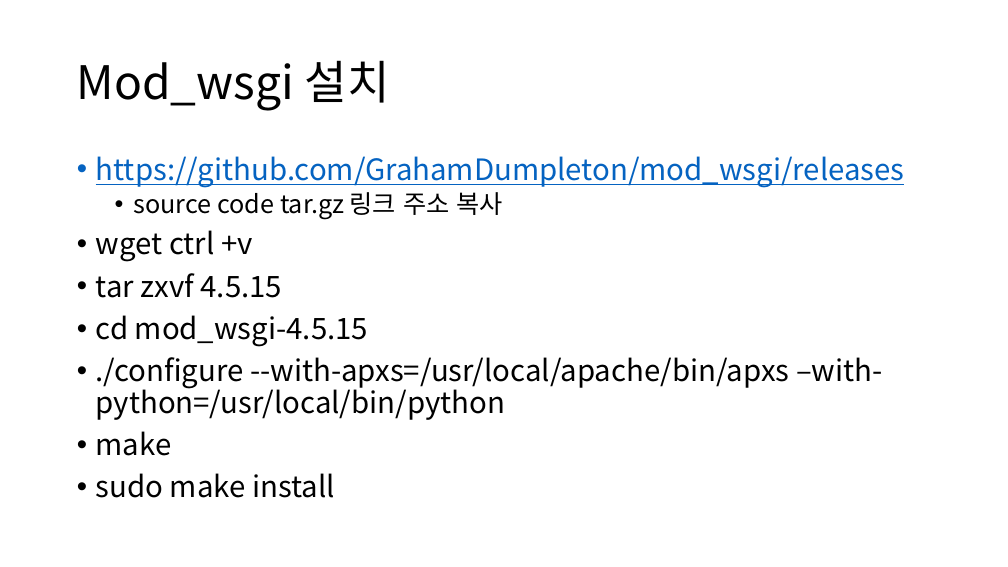
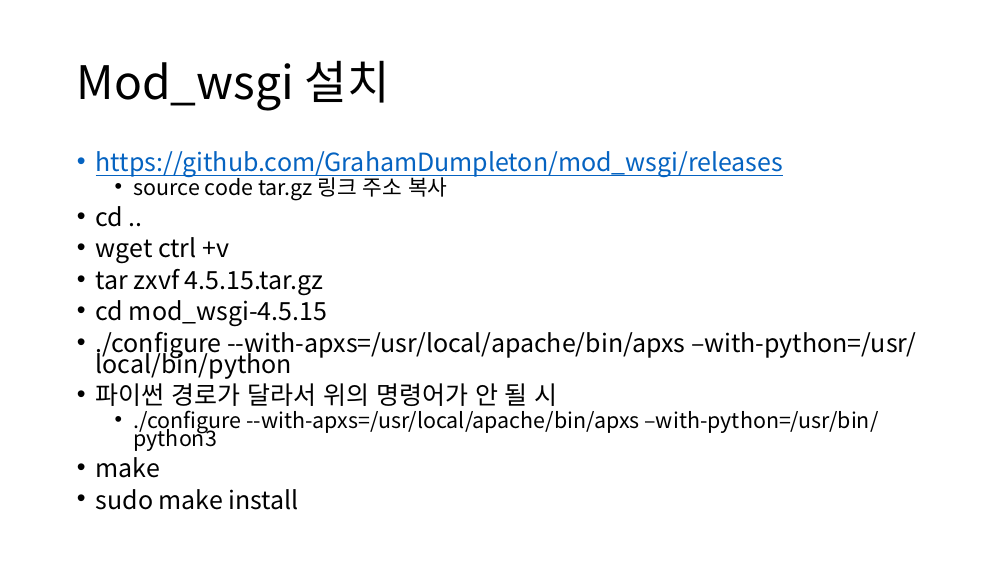
Before and after one commit to wlxyzlw/swpp201701, a slide deck: slide 6 of ta-session/swpp_03.14.pptx. Drawn at 1008x567 pixels with LibreOffice and Linux fonts; fonts in the diff are those of the drawing. Boxes give left, top, right and bottom in pixels: in the first picture for what was removed or moved away, otherwise in the second. Text is boxed around its words. In the diff, an @@ line names an element or a change of style, - is before the commit and + after.

```diff
--- a/ta-session/swpp_03.14.pptx
+++ b/ta-session/swpp_03.14.pptx
@@ text at (x1=96, y1=151, x2=916, y2=510): size 28 to 23.8 pt in "https://github.com/GrahamDumpleton/mod_wsgi/releases", "wget ctrl +v", "cd mod_wsgi-4.5.15", "./configure --with-apxs=/usr/local/apache/bin/apxs –with-pyt ..." and 2 more places; size 24 to 20.4 pt in "source code tar.gz 링크 주소 복사"; line spacing 0.9 to 0.7 @@
@@ text at (x1=96, y1=206, x2=124, y2=227): paragraph added @@
+• cd ..
@@ text at (x1=96, y1=263, x2=323, y2=295): text changed; size 28 to 23.8 pt @@
-• tar zxvf 4.5.15
+• tar zxvf 4.5.15.tar.gz
@@ text at (x1=96, y1=383, x2=879, y2=451): paragraphs added @@
+• 파이썬 경로가 달라서 위의 명령어가 안 될 시
+  • ./configure --with-apxs=/usr/local/apache/bin/apxs –with-python=/usr/bin/python3
```
Also in this commit, not shown: 4 other slides changed, 1 slide added.
